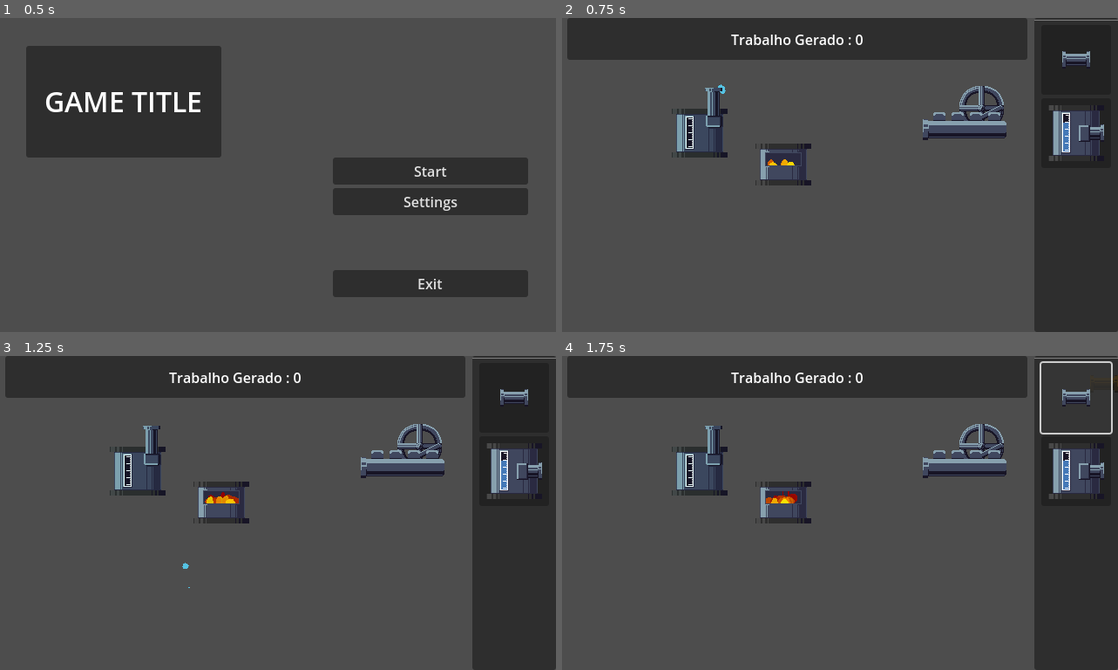
Above: before the commit, frames 1-4 (two rows, left to right).
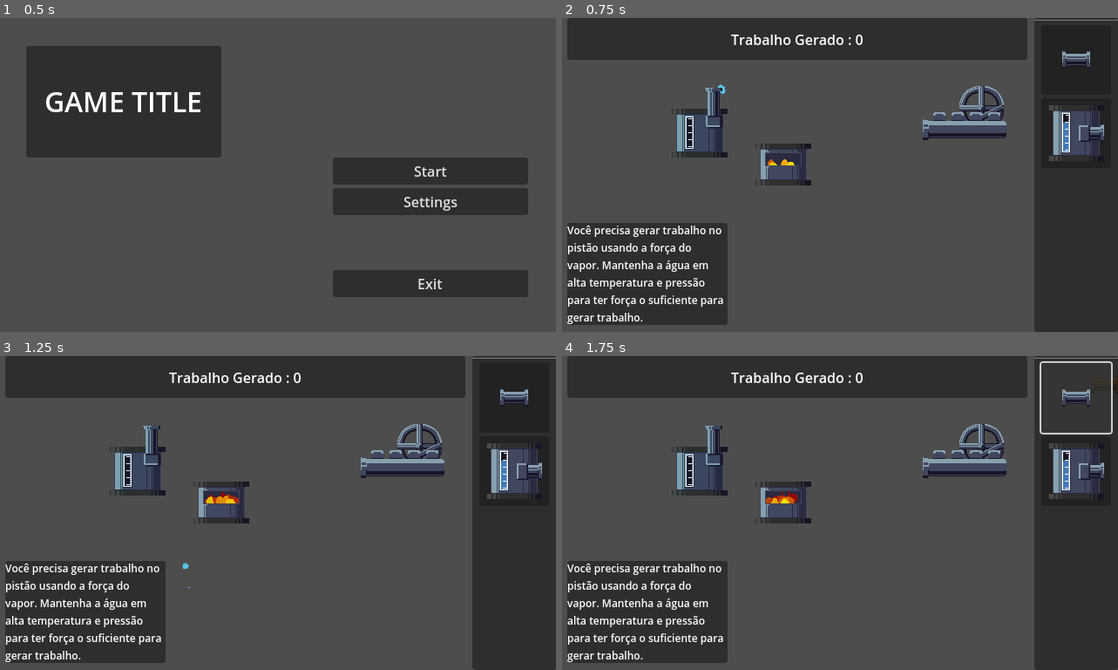
Above: after the commit, the same moments.

Repository: MechHand/ProjetoEntropia
Game: Godot game, scene res://Scenes/menu/game_menu_screen.tscn
Same seed, same stepped clock (60 frames per second), same inputs: the game is played once before the commit and once after it.
Inputs (mouse positions are in pixels of both pictures, inside the frame that each line leads up to):
- Up to frame 1 (0.5 s): no input
- Up to frame 2 (0.75 s): click "Start" at 0.5 s
- Up to frame 3 (1.25 s): no input
- Up to frame 4 (1.75 s): click (1073, 396) at 1.25 s

Frame 1 is identical in both runs. In frame 2, 9.0% of the frame differs, in the area x 0-30%, y 65-98%; in frame 3, 9.0%; in frame 4, 9.0%.

Commit message:
Alpha 0.1.1 - Instructions Added
- Heat propagation adjusted
- Recipient does not send water if under 100 C°

Diff:
--- a/Nodes/Components/PhysicalComponent/physical_component.gd
+++ b/Nodes/Components/PhysicalComponent/physical_component.gd
@@ -63,7 +63,7 @@
 		receiver.current_temperature += ((emitter.current_temperature - receiver.current_temperature) * (delta * temperature_resitivity))
 
 	if emitter != receiver:
-		current_temperature += (ambient_temperature - current_temperature) * (delta * (temperature_resitivity * 0.1))
+		current_temperature += (ambient_temperature - current_temperature) * (delta * (temperature_resitivity * 0.05))
 
 		if current_temperature > fluid_ebulition_point:
 			mass_loss = inverse_lerp(fluid_ebulition_point, 10000.0, current_temperature)
--- a/Nodes/Entities/PipeEntity/pipe_entity.gd
+++ b/Nodes/Entities/PipeEntity/pipe_entity.gd
@@ -13,6 +13,7 @@
 @export_group("External Nodes")
 @export_subgroup("Pipe connections")
 @export var connecting_from : PipeEntity
+@export var heat_animation : AnimationPlayer
 
 
 func _enter_tree() -> void:
@@ -40,20 +41,21 @@
 
 			spritesheet_node._set_sprite()
 
-
 	_check_connections(delta)
 	_manage_temperature_color()
 	_manage_fluids()
 
+	if current_temperature > (max_temperature / 2.0):
+		heat_animation.speed_scale = current_temperature / 100.0
+		heat_animation.play(&"HeatLoop")
+	else:
+		heat_animation.stop()
+
 
 ## Send information to all pipe entrances to update its fluid property.
 func _manage_fluids() -> void:
-	if contains_fluid == true:
-		pipe_entrance_1._manage_particles()
-		pipe_entrance_2._manage_particles()
-	else:
-		pipe_entrance_1._manage_particles()
-		pipe_entrance_2._manage_particles()
+	pipe_entrance_1._manage_particles()
+	pipe_entrance_2._manage_particles()
 
 	if contains_fluid == true:
 		if pipe_entrance_1.connecting_to != null:
@@ -74,6 +76,9 @@
 		if contains_fluid == true :
 			if pipe_entrance_1.connecting_to != Recipient:
 				pipe_entrance_1.connecting_to._manage_preassure(fluid_force)
+		else:
+			if pipe_entrance_1.connecting_to is PipeEntity:
+				pipe_entrance_1.connecting_to._remove_fluids()
 	if pipe_entrance_2.connecting_to:
 		_distribute_temperature(delta, pipe_entrance_2.connecting_to, self)
 		_distribute_temperature(delta, self, pipe_entrance_2.connecting_to)
@@ -81,7 +86,27 @@
 		if contains_fluid == true :
 			if pipe_entrance_2.connecting_to != Recipient:
 				pipe_entrance_2.connecting_to._manage_preassure(fluid_force)
+		else:
+			if pipe_entrance_2.connecting_to is PipeEntity:
+				pipe_entrance_2.connecting_to._remove_fluids()
 
 
 func _manage_temperature_color() -> void:
 	spritesheet_node.modulate = temperature_color
+
+
+func _remove_fluids() -> void:
+	contains_fluid = false
+
+	if pipe_entrance_1.connecting_to != null:
+		if pipe_entrance_1.connecting_to.contains_fluid == true:
+			pipe_entrance_1.connecting_to.fluid_type = fluid_type
+
+			if pipe_entrance_1.connecting_to is PipeEntity:
+				pipe_entrance_1.connecting_to._remove_fluids()
+	if pipe_entrance_2.connecting_to != null:
+		if pipe_entrance_2.connecting_to.contains_fluid == true:
+			pipe_entrance_2.connecting_to.fluid_type = fluid_type
+
+			if pipe_entrance_2.connecting_to is PipeEntity:
+				pipe_entrance_2.connecting_to._remove_fluids()
--- a/Nodes/Entities/PipeEntity/pipe_entity.tscn
+++ b/Nodes/Entities/PipeEntity/pipe_entity.tscn
@@ -214,11 +214,51 @@
 "xLshapePipe": SubResource("Animation_gxyet")
 }
 
-[node name="PipeEntity" type="Node2D" node_paths=PackedStringArray("spritesheet_node", "pipe_entrance_1", "pipe_entrance_2")]
+[sub_resource type="Animation" id="Animation_pnbuk"]
+resource_name = "HeatLoop"
+length = 0.4
+loop_mode = 1
+tracks/0/type = "value"
+tracks/0/imported = false
+tracks/0/enabled = true
+tracks/0/path = NodePath("SpriteNode:position")
+tracks/0/interp = 1
+tracks/0/loop_wrap = true
+tracks/0/keys = {
+"times": PackedFloat32Array(0, 0.1, 0.2, 0.3, 0.4),
+"transitions": PackedFloat32Array(2, 2, 2, 2, 2),
+"update": 0,
+"values": [Vector2(16, -32), Vector2(15, -33), Vector2(17, -31), Vector2(17, -33), Vector2(15, -31)]
+}
+
+[sub_resource type="Animation" id="Animation_wgqlk"]
+length = 0.001
+tracks/0/type = "value"
+tracks/0/imported = false
+tracks/0/enabled = true
+tracks/0/path = NodePath("SpriteNode:position")
+tracks/0/interp = 1
+tracks/0/loop_wrap = true
+tracks/0/keys = {
+"times": PackedFloat32Array(0),
+"transitions": PackedFloat32Array(1),
+"update": 0,
+"values": [Vector2(16, -32)]
+}
+
+[sub_resource type="AnimationLibrary" id="AnimationLibrary_a8ba3"]
+_data = {
+"HeatLoop": SubResource("Animation_pnbuk"),
+"RESET": SubResource("Animation_wgqlk")
+}
+
+[node name="PipeEntity" type="Node2D" node_paths=PackedStringArray("spritesheet_node", "pipe_entrance_1", "pipe_entrance_2", "heat_animation")]
 script = ExtResource("1_fc74y")
 spritesheet_node = NodePath("SpriteNode")
 pipe_entrance_1 = NodePath("Pipe_Entrance_1")
 pipe_entrance_2 = NodePath("Pipe_Entrance_2")
+heat_animation = NodePath("HeatAnimation")
+fluid_ebulition_point = 99.5
 temperature_modulation = ExtResource("2_n0sfa")
 
 [node name="PhysicalComponentDebugger" parent="." node_paths=PackedStringArray("physical_parent") instance=ExtResource("3_hdi1x")]
@@ -254,3 +294,8 @@
 
 [node name="PhysicalCollisionArea" parent="." node_paths=PackedStringArray("physical_parent") instance=ExtResource("7_ru1kb")]
 physical_parent = NodePath("..")
+
+[node name="HeatAnimation" type="AnimationPlayer" parent="."]
+libraries = {
+"": SubResource("AnimationLibrary_a8ba3")
+}
--- a/Nodes/Entities/RecipientEntity/recipient.gd
+++ b/Nodes/Entities/RecipientEntity/recipient.gd
@@ -4,7 +4,6 @@
 @export var spritesheet_node : Sprite2D
 @export var pipe_entrance_1 : PipeEntrance
 @export var connecting_from : PipeEntity
-
 
 
 func _physics_process(delta: float) -> void:
@@ -18,6 +17,7 @@
 		contains_fluid = true
 	else:
 		contains_fluid = false
+		_stop_pass_fluid()
 
 
 func _manage_fluids() -> void:
@@ -34,5 +34,11 @@
 			pipe_entrance_1.connecting_to.matter_mass = matter_mass
 
 
+func _stop_pass_fluid() -> void:
+	if pipe_entrance_1.connecting_to != null:
+		if pipe_entrance_1.connecting_to is PipeEntity:
+			(pipe_entrance_1.connecting_to as PipeEntity)._remove_fluids()
+
+
 func _manage_temperature_color() -> void:
 	spritesheet_node.modulate = temperature_color
--- a/Nodes/Interface/IngameHud/IngameHud.tscn
+++ b/Nodes/Interface/IngameHud/IngameHud.tscn
@@ -141,6 +141,28 @@
 grow_vertical = 2
 text = "Trabalho gerado : 0.0"
 
+[node name="MarginContainer4" type="MarginContainer" parent="Control"]
+layout_mode = 1
+anchors_preset = 2
+anchor_top = 1.0
+anchor_bottom = 1.0
+offset_left = 8.0
+offset_top = -104.0
+offset_right = 192.0
+offset_bottom = -8.0
+grow_vertical = 0
+
+[node name="Panel" type="Panel" parent="Control/MarginContainer4"]
+layout_mode = 2
+
+[node name="Label" type="Label" parent="Control/MarginContainer4"]
+layout_mode = 2
+size_flags_vertical = 1
+theme_override_font_sizes/font_size = 12
+text = "Você precisa gerar trabalho no pistão usando a força do vapor. Mantenha a água em alta temperatura e pressão para ter força o suficiente para gerar trabalho."
+autowrap_mode = 2
+visible_characters_behavior = 1
+
 [connection signal="pressed" from="Control/MarginContainer/ScrollContainer/VBoxContainer/CreatePipeButton" to="." method="_on_create_pipe_button_pressed"]
 [connection signal="pressed" from="Control/MarginContainer/ScrollContainer/VBoxContainer/CreateRecipientButton" to="." method="_on_create_recipient_button_pressed"]
 [connection signal="text_submitted" from="Control/MarginContainer2/VBoxContainer/HBoxContainer/TemperatureEdit" to="." method="_on_temperature_edit_text_submitted"]
Not shown: 1 places in Nodes/Entities/PipeEntity/pipe_entity.tscn that only renumber resources
